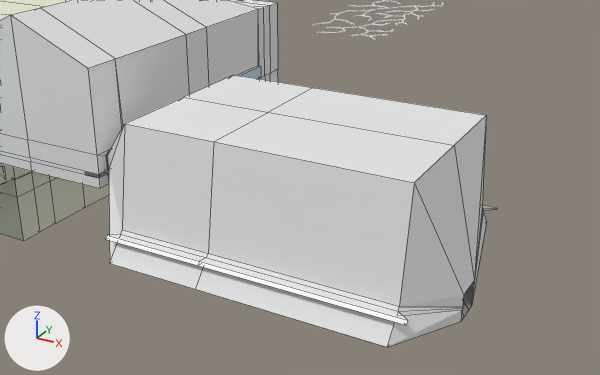
A saved change to the Blender file Assets/3Dmodels/Facility1.blend.
Before and after are seen from a 50 mm camera at (142.6, -42.3, 87.8) aimed at (89.1, 54.9, 39.2). The lights are fixed; the arrows at lower left show +X, +Y and +Z. Mesh edges are drawn as thin lines on the coarser meshes.

Names of what the first picture shows: 'Cube.001', 'FacilityLongRoom', 'FacilityTalR', 'Facilty Lower End'.
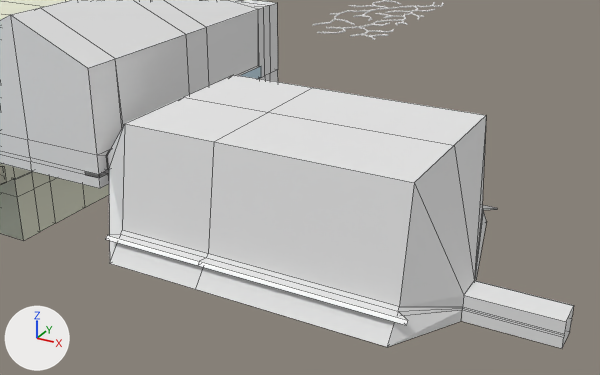
What differs and where, as boxes [x1, y1, x2, y2] in the pictures (600 x 375 px):
'Facilty Lower End', reshaped (20% wider)
    before: [106, 75, 497, 347]
    after: [106, 75, 574, 349]
part 1 of me_cube_029, added
    after: [461, 280, 574, 349]

The change, as a diff of the scene's bpy script:
```diff
--- a/Assets/3Dmodels/Facility1.blend.py
+++ b/Assets/3Dmodels/Facility1.blend.py
@@ me_cube_029 @@
 # used by ob_facilty_lower_end; location = (86.2, 54.9, 33.4)
-me_cube_029.from_pydata(...)  # 78 vertices, 67 faces; spans x -34.0..31.0, y -18.4..21.0, z -3.4..16.0
+me_cube_029.from_pydata(...)  # 91 vertices, 81 faces; spans x -34.0..43.6, y -18.4..21.0, z -3.4..16.0
+# me_cube_029 part 1
+# 13 new vertices lie (12.6, 0.0, 0.0) away from vertices in x 31.0, y -8.6..-4.5, z -3.4..0.4
+# 3 new faces join them, mat_endroomfloor (white #e7e7e7)
+# 11 new faces join them, mat_end_room (white #e7e7e7)
 me_cube_029.materials.append(mat_lightstrip)
```
